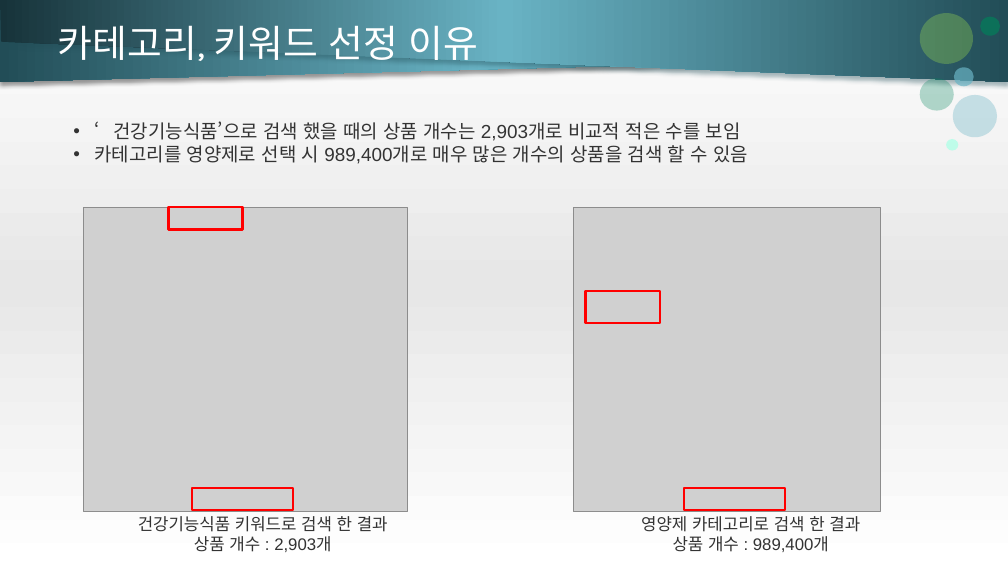
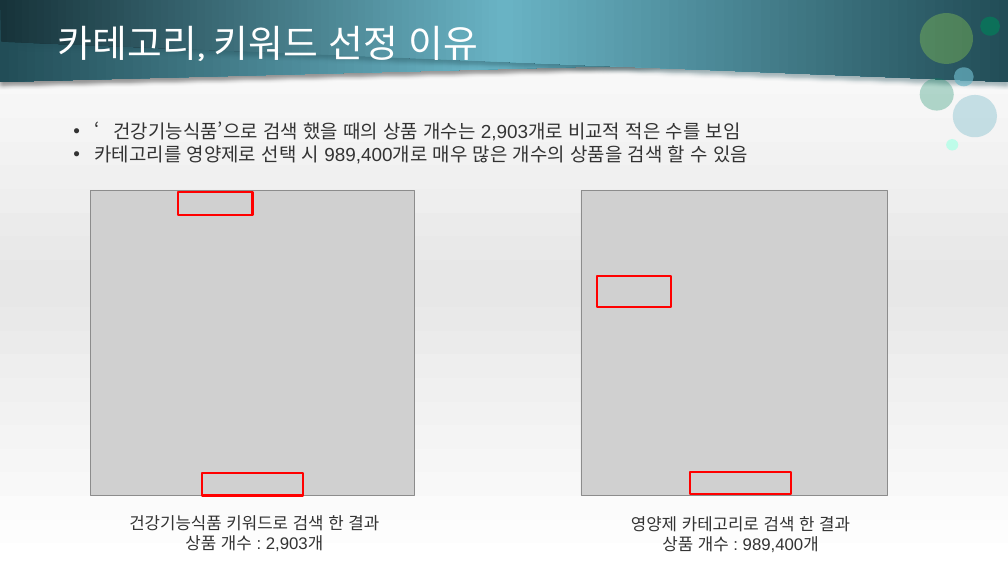
Before and after one commit to CoffeeShelter/GmarketCrawler, a slide deck: slide 4 of 이주훈-크롤링 계획서.pptx. Drawn at 1008x567 pixels with LibreOffice and Linux fonts; fonts in the diff are those of the drawing; grey boxes stand for pictures. Boxes give left, top, right and bottom in pixels: in the first picture for what was removed or moved away, otherwise in the second. Text is boxed around its words. In the diff, an @@ line names an element or a change of style, - is before the commit and + after.

```diff
--- a/이주훈-크롤링 계획서.pptx
+++ b/이주훈-크롤링 계획서.pptx
@@ 3 rectangles, 2 pictures: place and size @@
-3 rectangles, 2 pictures at box(83, 207, 880, 512)
+3 rectangles, 2 pictures at box(91, 191, 888, 496)
@@ rectangle: place and size @@
-rectangle at box(684, 488, 785, 510)
+rectangle at box(690, 472, 791, 495)
@@ text "건강기능식품 키워드로 검색 한 결과": place and size @@
-text "건강기능식품 키워드로 검색 한 결과" at box(138, 516, 388, 552)
+text "건강기능식품 키워드로 검색 한 결과" at box(129, 515, 379, 551)
@@ text "영양제 카테고리로 검색 한 결과": place and size @@
-text "영양제 카테고리로 검색 한 결과" at box(641, 516, 860, 552)
+text "영양제 카테고리로 검색 한 결과" at box(631, 516, 850, 552)
```
Also in this commit, not shown: 3 other slides changed, 10 other files.
